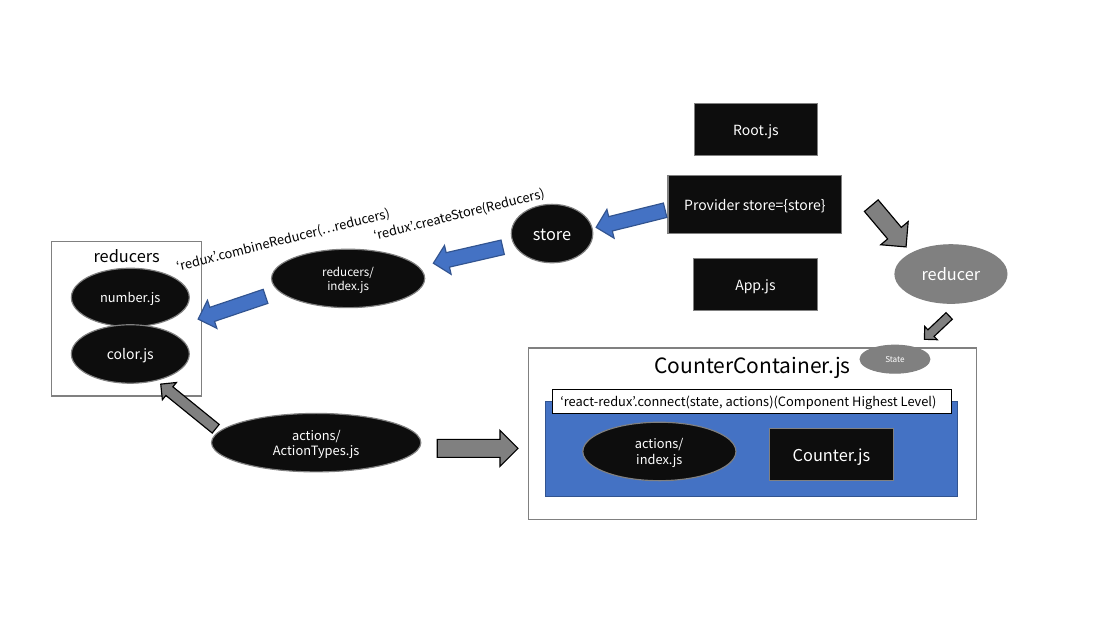
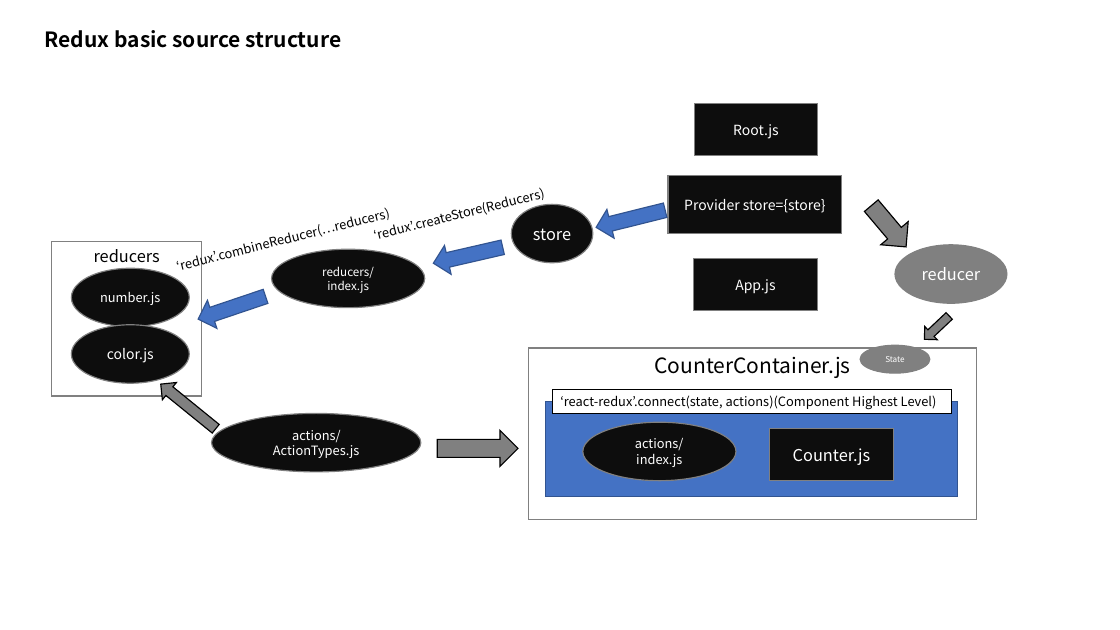
Before and after one commit to drake-jin/react-study, a slide deck: slide 1 of velopert-redux/redux.pptx. Drawn at 1120x630 pixels with LibreOffice and Linux fonts; fonts in the diff are those of the drawing. Boxes give left, top, right and bottom in pixels: in the first picture for what was removed or moved away, otherwise in the second. Text is boxed around its words. In the diff, an @@ line names an element or a change of style, - is before the commit and + after.

Commit message:
redux-multicounter & redux-immutable.js"

```diff
--- a/velopert-redux/redux.pptx
+++ b/velopert-redux/redux.pptx
@@ text added at (45,30,341,48), 18 pt, text #000000, bold @@
+Redux basic source structure
```
Also in this commit, not shown: 1 slide added, 37 other files.
